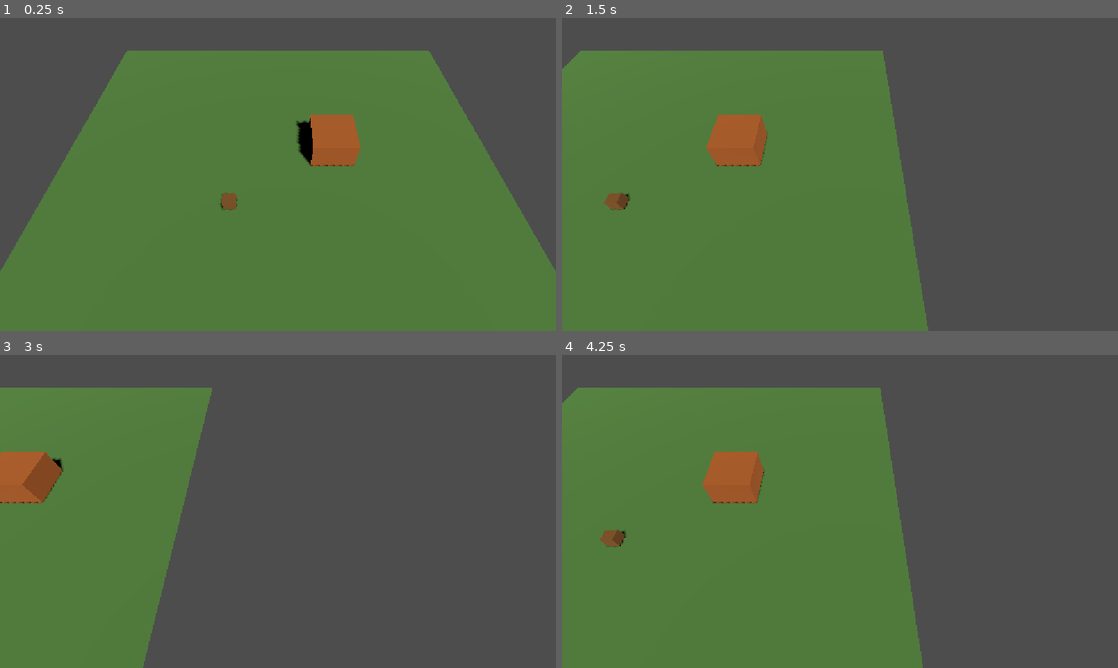
Above: before the commit, frames 1-4 (two rows, left to right).
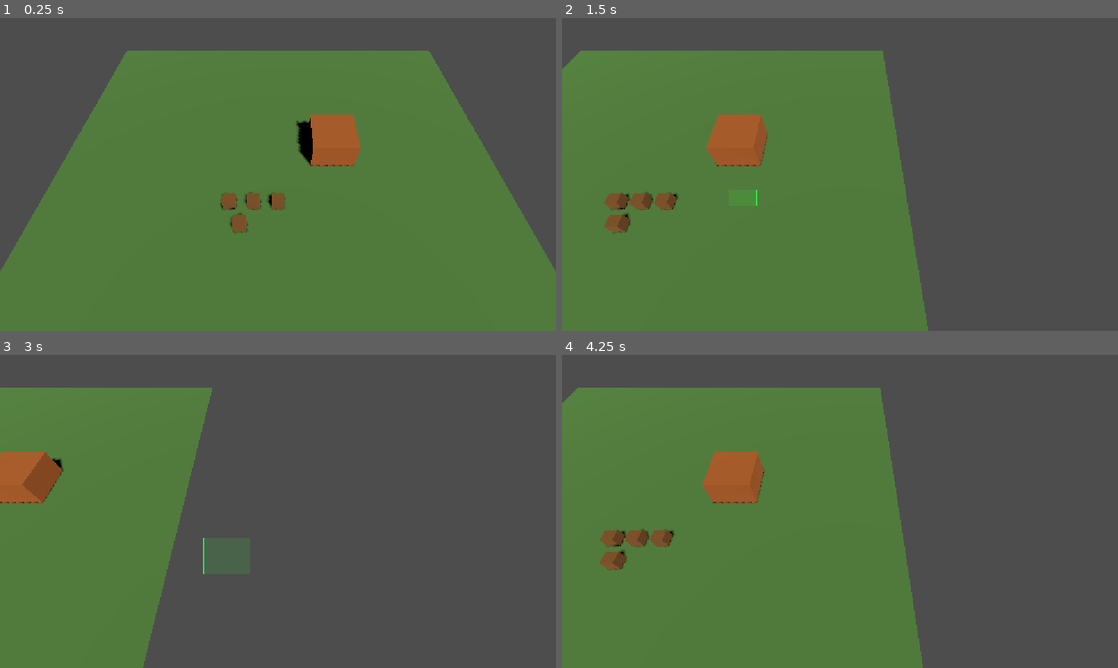
Above: after the commit, the same moments.

Repository: nplvkntx/endless-battle
Game: Godot game, scene res://scenes/main.tscn
Same seed, same stepped clock (60 frames per second), same inputs: the game is played once before the commit and once after it.
Inputs (mouse positions are in pixels of both pictures, inside the frame that each line leads up to):
- Up to frame 1 (0.25 s): no input
- Up to frame 2 (1.5 s): tap Enter at 0.5 s; move the mouse to (962, 158) at 0.52 s; hold Right (ui_right) 0.53-1.25 s; click (962, 158) at 0.67 s; drag from (728, 190) to (812, 237) at 1.27 s
- Up to frame 3 (3 s): tap Space at 2 s; move the mouse to (333, 442) at 2.02 s; hold Right (ui_right) 2.03-2.75 s; click (333, 442) at 2.17 s; drag from (250, 574) to (111, 464) at 2.77 s
- Up to frame 4 (4.25 s): move the mouse to (1006, 558) at 3.52 s; hold Left (ui_left) from 3.53 s (still down); click (1006, 558) at 3.67 s

The runs differ from the first frame. In frame 1, 0.4% of the frame differs, in the area x 41-52%, y 55-69%; in frame 2, 0.6%, in the area x 7-36%, y 54-69%; in frame 3, less than 0.1%; in frame 4, 0.6%.

Commit message:
TASK-009 Move all selected units

Diff:
--- a/scenes/main.tscn
+++ b/scenes/main.tscn
@@ -3,6 +3,7 @@
 [ext_resource type="Script" path="res://scripts/buildings/command_center.gd" id="2_command_center"]
 [ext_resource type="Script" path="res://scripts/systems/camera_controller.gd" id="3_camera_controller"]
 [ext_resource type="Script" path="res://scripts/systems/selection_manager.gd" id="5_selection_manager"]
+[ext_resource type="Script" path="res://scripts/ui/selection_box.gd" id="6_selection_box"]
 [ext_resource type="PackedScene" path="res://scenes/units/worker.tscn" id="4_worker"]
 
 [sub_resource type="StandardMaterial3D" id="StandardMaterial3D_ground"]
@@ -25,6 +26,18 @@
 [node name="SelectionManager" type="Node" parent="."]
 script = ExtResource("5_selection_manager")
 
+[node name="SelectionUI" type="CanvasLayer" parent="."]
+
+[node name="SelectionBox" type="Control" parent="SelectionUI"]
+layout_mode = 3
+anchors_preset = 15
+anchor_right = 1.0
+anchor_bottom = 1.0
+grow_horizontal = 2
+grow_vertical = 2
+mouse_filter = 2
+script = ExtResource("6_selection_box")
+
 [node name="Ground" type="MeshInstance3D" parent="."]
 mesh = SubResource("PlaneMesh_ground")
 surface_material_override/0 = SubResource("StandardMaterial3D_ground")
@@ -42,6 +55,15 @@
 [node name="Worker" parent="." instance=ExtResource("4_worker")]
 transform = Transform3D(1, 0, 0, 0, 1, 0, 0, 0, 1, -4, 0.5, 3)
 
+[node name="Worker2" parent="." instance=ExtResource("4_worker")]
+transform = Transform3D(1, 0, 0, 0, 1, 0, 0, 0, 1, -2, 0.5, 3)
+
+[node name="Worker3" parent="." instance=ExtResource("4_worker")]
+transform = Transform3D(1, 0, 0, 0, 1, 0, 0, 0, 1, 0, 0.5, 3)
+
+[node name="Worker4" parent="." instance=ExtResource("4_worker")]
+transform = Transform3D(1, 0, 0, 0, 1, 0, 0, 0, 1, -3, 0.5, 5)
+
 [node name="CommandCenter" type="StaticBody3D" parent="."]
 transform = Transform3D(1, 0, 0, 0, 1, 0, 0, 0, 1, 5, 1.25, -3)
 script = ExtResource("2_command_center")
--- a/scripts/systems/selection_manager.gd
+++ b/scripts/systems/selection_manager.gd
@@ -1,42 +1,102 @@
 extends Node
 
-## Handles single-unit selection through left-click raycasts.
-
-signal selection_changed(unit: Unit)
+## Handles unit selection through left-click and drag-box selection.
+
+signal selection_changed(units: Array[Unit])
+
+const DRAG_THRESHOLD_PIXELS: float = 4.0
+const UNIT_GROUP: StringName = &"units"
 
 @export var camera_path: NodePath = "../Camera3D"
-
-var selected_unit: Unit = null
+@export var selection_box_path: NodePath = "../SelectionUI/SelectionBox"
+
+var selected_units: Array[Unit] = []
+
+var _left_button_down: bool = false
+var _drag_start: Vector2 = Vector2.ZERO
+var _is_dragging: bool = false
 
 
 func _unhandled_input(event: InputEvent) -> void:
-	if not event is InputEventMouseButton or not event.pressed:
-		return
-
-	match event.button_index:
-		MOUSE_BUTTON_LEFT:
-			_handle_left_click(event.position)
-		MOUSE_BUTTON_RIGHT:
-			_handle_right_click(event.position)
+	if event is InputEventMouseButton:
+		var mouse_button := event as InputEventMouseButton
+		match mouse_button.button_index:
+			MOUSE_BUTTON_LEFT:
+				if mouse_button.pressed:
+					_on_left_press(mouse_button.position)
+				else:
+					_on_left_release(mouse_button.position)
+			MOUSE_BUTTON_RIGHT:
+				if mouse_button.pressed:
+					_handle_right_click(mouse_button.position)
+	elif event is InputEventMouseMotion and _left_button_down:
+		_on_mouse_motion((event as InputEventMouseMotion).position)
+
+
+func _on_left_press(screen_position: Vector2) -> void:
+	_left_button_down = true
+	_drag_start = screen_position
+	_is_dragging = false
+
+
+func _on_mouse_motion(screen_position: Vector2) -> void:
+	var selection_box := _get_selection_box()
+	if selection_box == null:
+		return
+
+	if _is_dragging:
+		selection_box.update_drag(screen_position)
+		return
+
+	if _drag_start.distance_to(screen_position) < DRAG_THRESHOLD_PIXELS:
+		return
+
+	_is_dragging = true
+	selection_box.begin_drag(_drag_start)
+	selection_box.update_drag(screen_position)
+
+
+func _on_left_release(screen_position: Vector2) -> void:
+	_left_button_down = false
+
+	if _is_dragging:
+		var selection_box := _get_selection_box()
+		if selection_box:
+			selection_box.end_drag()
+		_is_dragging = false
+		_finish_drag_selection(screen_position)
+		return
+
+	_handle_left_click(screen_position)
+
+
+func _finish_drag_selection(screen_position: Vector2) -> void:
+	var camera: Camera3D = _get_camera()
+	if camera == null:
+		return
+
+	var selection_rect := _make_screen_rect(_drag_start, screen_position)
+	var units := _get_units_in_rect(camera, selection_rect)
+	_set_selected_units(units)
 
 
 func _handle_left_click(screen_position: Vector2) -> void:
-	var camera: Camera3D = get_node_or_null(camera_path) as Camera3D
+	var camera: Camera3D = _get_camera()
 	if camera == null:
 		return
 
 	var unit: Unit = _raycast_unit(camera, screen_position)
 	if unit:
-		_select_unit(unit)
+		_set_selected_units([unit])
 	else:
-		_deselect()
+		_clear_selection()
 
 
 func _handle_right_click(screen_position: Vector2) -> void:
-	if selected_unit == null:
-		return
-
-	var camera: Camera3D = get_node_or_null(camera_path) as Camera3D
+	if selected_units.is_empty():
+		return
+
+	var camera: Camera3D = _get_camera()
 	if camera == null:
 		return
 
@@ -44,7 +104,78 @@
 	if not ground_position.is_finite():
 		return
 
-	selected_unit.set_movement_target(ground_position)
+	for unit: Unit in selected_units:
+		unit.set_movement_target(ground_position)
+
+
+func _get_units_in_rect(camera: Camera3D, rect: Rect2) -> Array[Unit]:
+	var units: Array[Unit] = []
+	for node: Node in get_tree().get_nodes_in_group(UNIT_GROUP):
+		var unit := node as Unit
+		if unit == null:
+			continue
+		if not _is_unit_in_selection_rect(unit, camera, rect):
+			continue
+		units.append(unit)
+	return units
+
+
+func _is_unit_in_selection_rect(unit: Unit, camera: Camera3D, rect: Rect2) -> bool:
+	if not camera.is_position_in_frustum(unit.global_position):
+		return false
+
+	var screen_position: Vector2 = camera.unproject_position(unit.global_position)
+	return rect.has_point(screen_position)
+
+
+func _make_screen_rect(start: Vector2, end: Vector2) -> Rect2:
+	return Rect2(
+		Vector2(minf(start.x, end.x), minf(start.y, end.y)),
+		Vector2(absf(start.x - end.x), absf(start.y - end.y))
+	)
+
+
+func _set_selected_units(units: Array[Unit]) -> void:
+	if _arrays_match(selected_units, units):
+		return
+
+	_clear_selection_without_signal()
+	selected_units = units.duplicate()
+	for unit: Unit in selected_units:
+		unit.set_selected(true)
+	selection_changed.emit(selected_units)
+
+
+func _clear_selection() -> void:
+	if selected_units.is_empty():
+		return
+
+	_clear_selection_without_signal()
+	selection_changed.emit(selected_units)
+
+
+func _clear_selection_without_signal() -> void:
+	for unit: Unit in selected_units:
+		unit.set_selected(false)
+	selected_units.clear()
+
+
+func _arrays_match(current: Array[Unit], next: Array[Unit]) -> bool:
+	if current.size() != next.size():
+		return false
+
+	for index: int in current.size():
+		if current[index] != next[index]:
+			return false
+	return true
+
+
+func _get_camera() -> Camera3D:
+	return get_node_or_null(camera_path) as Camera3D
+
+
+func _get_selection_box() -> SelectionBox:
+	return get_node_or_null(selection_box_path) as SelectionBox
 
 
 func _raycast_unit(camera: Camera3D, screen_position: Vector2) -> Unit:
@@ -79,25 +210,6 @@
 	var current: Node = node
 	while current:
 		if current is Unit:
-			return current
+			return current as Unit
 		current = current.get_parent()
 	return null
-
-
-func _select_unit(unit: Unit) -> void:
-	if selected_unit == unit:
-		return
-
-	_deselect()
-	selected_unit = unit
-	selected_unit.set_selected(true)
-	selection_changed.emit(selected_unit)
-
-
-func _deselect() -> void:
-	if selected_unit == null:
-		return
-
-	selected_unit.set_selected(false)
-	selected_unit = null
-	selection_changed.emit(null)
--- /dev/null
+++ b/scripts/ui/selection_box.gd
@@ -0,0 +1,50 @@
+class_name SelectionBox
+extends Control
+
+## Draws the RTS drag-selection rectangle on screen.
+
+@export var border_color: Color = Color(0.2, 0.9, 0.25, 1.0)
+@export var fill_color: Color = Color(0.2, 0.9, 0.25, 0.15)
+@export var border_width: float = 1.0
+
+var _active: bool = false
+var _start: Vector2 = Vector2.ZERO
+var _end: Vector2 = Vector2.ZERO
+
+
+func begin_drag(start: Vector2) -> void:
+	_active = true
+	_start = start
+	_end = start
+	visible = true
+	queue_redraw()
+
+
+func update_drag(end: Vector2) -> void:
+	if not _active:
+		return
+
+	_end = end
+	queue_redraw()
+
+
+func end_drag() -> void:
+	_active = false
+	visible = false
+	queue_redraw()
+
+
+func _draw() -> void:
+	if not _active:
+		return
+
+	var rect := _get_rect()
+	draw_rect(rect, fill_color, true)
+	draw_rect(rect, border_color, false, border_width)
+
+
+func _get_rect() -> Rect2:
+	return Rect2(
+		Vector2(minf(_start.x, _end.x), minf(_start.y, _end.y)),
+		Vector2(absf(_start.x - _end.x), absf(_start.y - _end.y))
+	)
Not shown, added: scripts/ui/selection_box.gd.uid
